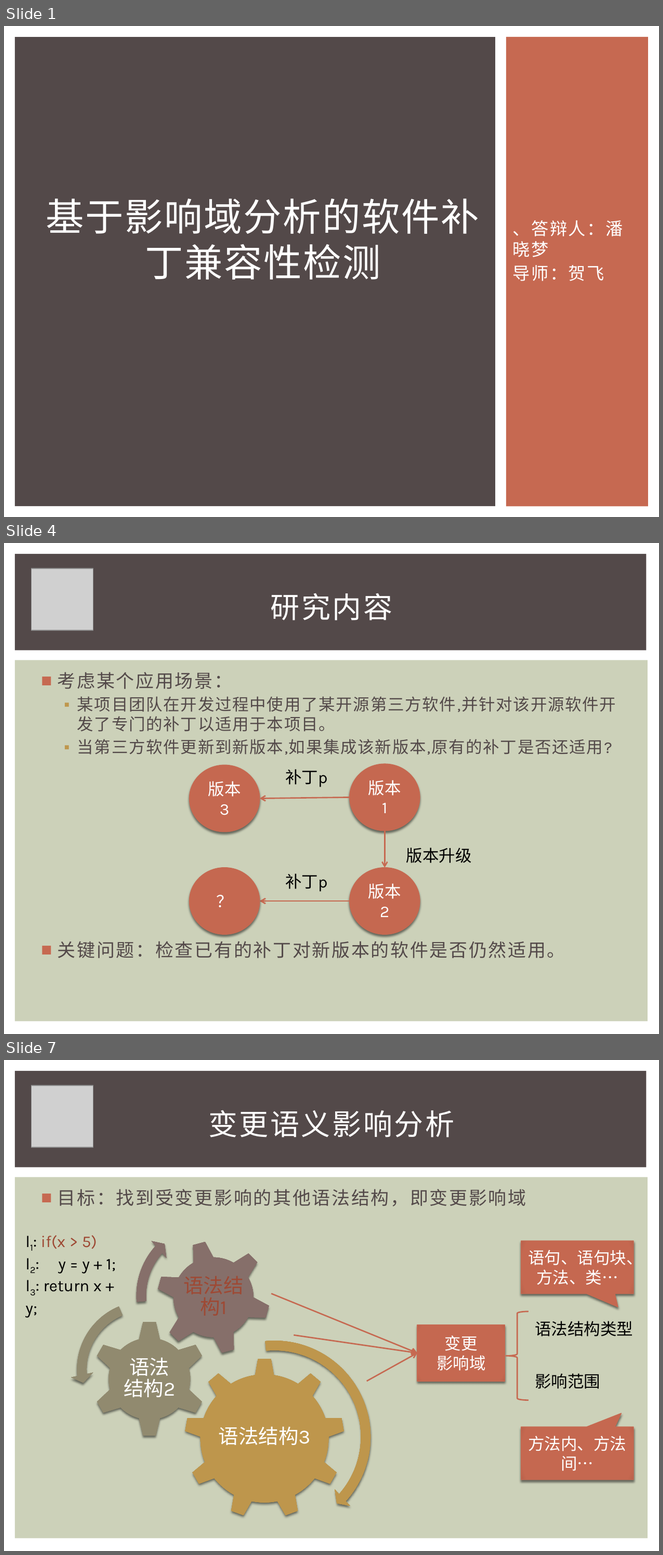
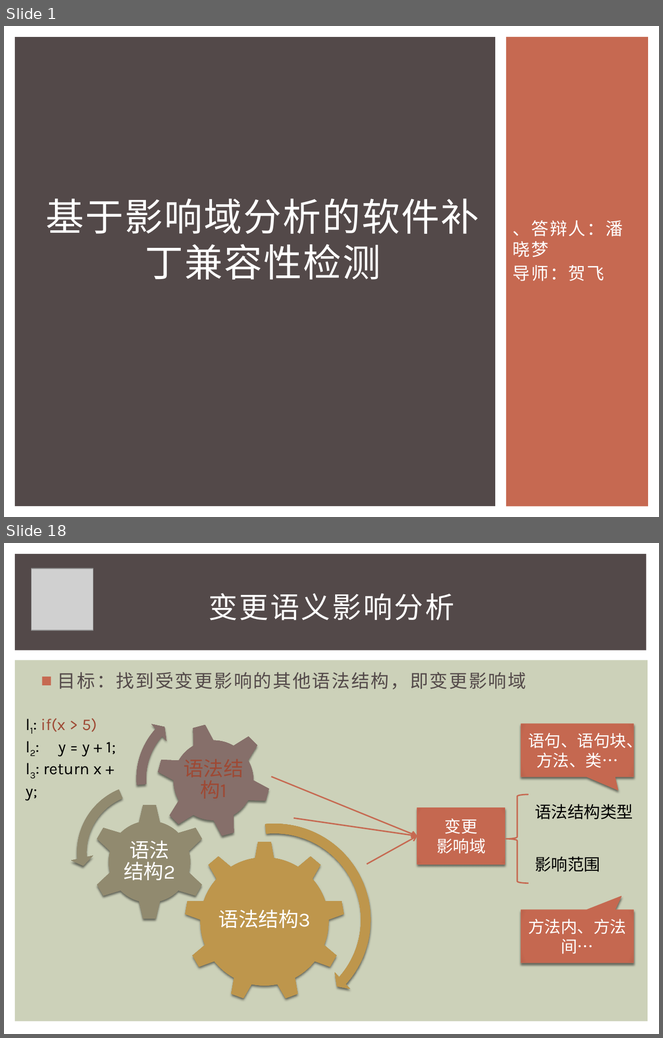
Before and after one commit to iewrer/mythesis, a slide deck: 答辩PPT.pptx. Shown one above the other, each under a label of ours: slides 1, 4 and 7 before the commit, slides 1 and 18 after it; the slides between them are not shown. The pictures are 663x1555 and 663x1038 pixels, drawn with LibreOffice and Linux fonts; fonts in the diff are those of the drawing; grey boxes stand for pictures. Boxes give left, top, right and bottom in pixels: in the first picture for what was removed or moved away, otherwise in the second. Text is boxed around its words. In the diff, an @@ line names an element or a change of style, - is before the commit and + after.

```diff
--- a/答辩PPT.pptx
+++ b/答辩PPT.pptx
@@ slide 4 removed at bbox=[4, 543, 659, 1034], background #FFFFFF; not listed: 2 template elements that a slide beside it also shows @@
@@ picture removed at bbox=[32, 568, 93, 630] @@
@@ title removed at bbox=[270, 593, 392, 620] @@
-研究内容
@@ text removed at bbox=[58, 672, 617, 958] @@
-■ 考虑某个应用场景：
-  ▪ 某项目团队在开发过程中使用了某开源第三方软件,并针对该开源软件开发了专门的补丁以适用于本项目。
-  ▪ 当第三方软件更新到新版本,如果集成该新版本,原有的补丁是否还适用?
-■ 关键问题：检查已有的补丁对新版本的软件是否仍然适用。
@@ ellipse removed at bbox=[190, 765, 259, 832] @@
-版本3
@@ text removed at bbox=[285, 769, 327, 787] @@
-补丁p
@@ ellipse removed at bbox=[350, 764, 420, 831] @@
-版本1
@@ arrow removed from (350, 797) to (259, 798) @@
@@ arrow removed from (385, 831) to (385, 868) @@
@@ text removed at bbox=[406, 848, 472, 863] @@
-版本升级
@@ ellipse removed at bbox=[190, 868, 259, 935] @@
-？
@@ ellipse removed at bbox=[350, 868, 420, 935] @@
-版本2
@@ text removed at bbox=[285, 874, 327, 892] @@
-补丁p
@@ arrow removed from (350, 901) to (259, 901) @@
@@ what was slide 7 is now slide 18 @@
```
Also in this commit, not shown: 7 slides changed, 2 slides added.
